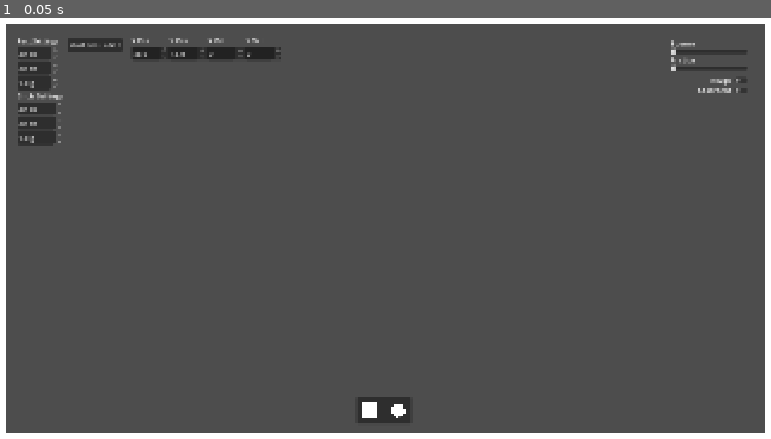
Above: before the commit, frame 1.
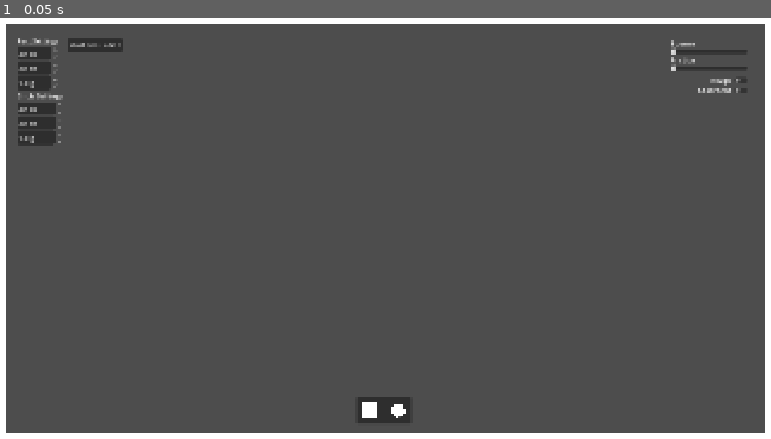
Above: after the commit, the same moment.

Repository: jp-webrealm/Physics-Sim
Game: Godot game, scene res://scenes/main.tscn
Two runs of this game, one before a commit and one after it. Both use one fixed random seed, a clock stepped at 60 frames per second and the inputs below.
Inputs:
- Up to frame 1 (0.05 s): no input

The runs differ from the first frame. In frame 1, 0.6% of the frame differs, in the area x 17-37%, y 4-10%.

Commit message:
attempted adding text labels

Diff:
--- a/physics-sim/scenes/inspector_panel.tscn
+++ b/physics-sim/scenes/inspector_panel.tscn
@@ -1,4 +1,6 @@
 [gd_scene format=3 uid="uid://bqx2fg3iutshh"]
+
+[ext_resource type="Script" uid="uid://cht8t68wkirv2" path="res://scripts/inspector_panel.gd" id="1_81o3l"]
 
 [node name="InspectorPanel" type="PanelContainer" unique_id=554557418]
 process_mode = 3
@@ -10,6 +12,7 @@
 offset_right = -1544.0
 offset_bottom = -17.0
 grow_horizontal = 0
+script = ExtResource("1_81o3l")
 
 [node name="HBoxContainer" type="HBoxContainer" parent="." unique_id=1651656598]
 layout_mode = 2
--- a/physics-sim/scenes/materials.tscn
+++ b/physics-sim/scenes/materials.tscn
@@ -1,6 +1,6 @@
 [gd_scene format=3 uid="uid://dmfpfuvi10t8w"]
 
-[ext_resource type="Script" uid="uid://dgdtsritpygj5" path="res://scenes/materials.gd" id="1_yp8l0"]
+[ext_resource type="Script" uid="uid://dgdtsritpygj5" path="res://scripts/materials.gd" id="1_yp8l0"]
 
 [node name="Materials Menu" type="Control" unique_id=1490721908 node_paths=PackedStringArray("bounce_slider", "friction_slider", "rough_button", "absorbent_button")]
 layout_mode = 3
--- a/physics-sim/scripts/inspector_panel.gd
+++ b/physics-sim/scripts/inspector_panel.gd
@@ -22,14 +22,11 @@
 		return
 	if event is InputEventMouseButton and event.pressed and event.button_index == MOUSE_BUTTON_LEFT:
 		var world_pos: Vector2 = get_viewport().get_canvas_transform().affine_inverse() * event.position
-		var query := PhysicsPointQueryParameters2D.new()
-		query.position = world_pos
-		query.collide_with_bodies = true
-		var hits := get_viewport().world_2d.direct_space_state.intersect_point(query, 1)
-		if hits.size() > 0 and hits[0].collider is Shape:
-			_select(hits[0].collider)
-		else:
-			selected = null
+		for node in get_tree().get_nodes_in_group("shapes"):
+			if node is Shape and node.contains_point(world_pos):
+				_select(node)
+				return
+		selected = null
 
 func _select(shape: Shape) -> void:
 	selected = shape
--- a/physics-sim/scripts/shape.gd
+++ b/physics-sim/scripts/shape.gd
@@ -4,12 +4,17 @@
 
 @export var shape_size_x: int = 50
 @export var shape_size_y: int = 50
-@export var shape_weight: int = 50
+@export var shape_weight: int = mass;
 @export var shape_color: Color = Color.WHITE
 
+var _label: Label
+var _last_font_size: int = -1
+
 func _ready() -> void:
+	add_to_group("shapes")
 	_set_color()
 	_make_arrows()
+	_make_label()
 
 func _set_color() -> void:
 	for child in get_children():
@@ -38,5 +43,46 @@
 	global_position = pos
 	linear_velocity = vel
 
+func contains_point(world_pos: Vector2) -> bool:
+	for child in get_children():
+		if child is CollisionShape2D and child.shape != null:
+			var probe := CircleShape2D.new()
+			probe.radius = 0.5
+			return child.shape.collide(child.global_transform, probe, Transform2D(0.0, world_pos))
+	return false
+
+func _make_label() -> void:
+	_label = Label.new()
+	_label.top_level = true # ignores the body's rotation and follows only by position
+	_label.mouse_filter = Control.MOUSE_FILTER_IGNORE # don't eat clicks
+	_label.horizontal_alignment = HORIZONTAL_ALIGNMENT_CENTER
+	_label.vertical_alignment = VERTICAL_ALIGNMENT_CENTER
+	add_child(_label)
+	# process_frame fires even while the tree is paused, so the label
+	# keeps up when you move shapes in the inspector
+	get_tree().process_frame.connect(_update_label)
+	_update_label()
+
+func _update_label() -> void:
+	if not is_instance_valid(_label):
+		return
+	var box := Vector2(shape_size_x, shape_size_y)
+	var text := str(shape_weight) + str("g");
+	_label.text = text
+
+	# Fit the text inside the shape: limited by height and by width per character
+	var font_size := int(maxf(8.0, minf(minf(box.x, box.y) * 0.5, box.x / (text.length() * 0.6)))) * 0.75
+	if font_size != _last_font_size:
+		_label.add_theme_font_size_override("font_size", font_size)
+		_last_font_size = font_size
+
+	# Dark text on light shapes, light text on dark shapes
+	var text_color := Color.BLACK if shape_color.get_luminance() > 0.5 else Color.WHITE
+	_label.add_theme_color_override("font_color", text_color)
+
+	_label.size = box
+	_label.rotation = 0.0
+	_label.global_position = global_position - box / 2.0
+
 func _physics_process(delta: float) -> void:
 	pass
Renamed: physics-sim/scenes/materials.gd -> physics-sim/scripts/materials.gd
Renamed: physics-sim/scenes/materials.gd.uid -> physics-sim/scripts/materials.gd.uid
